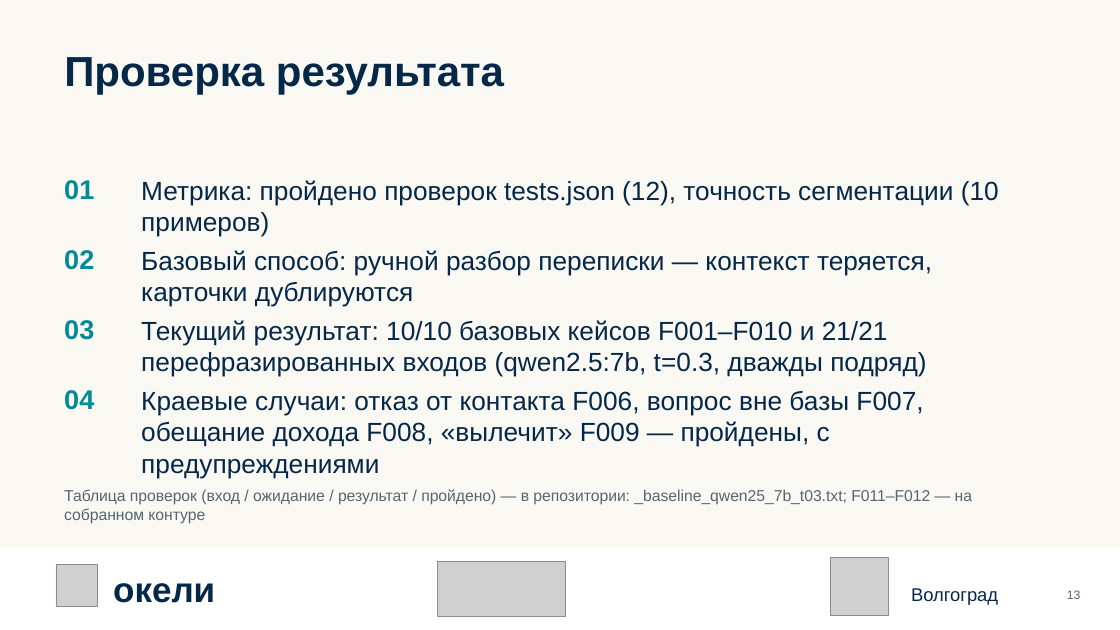
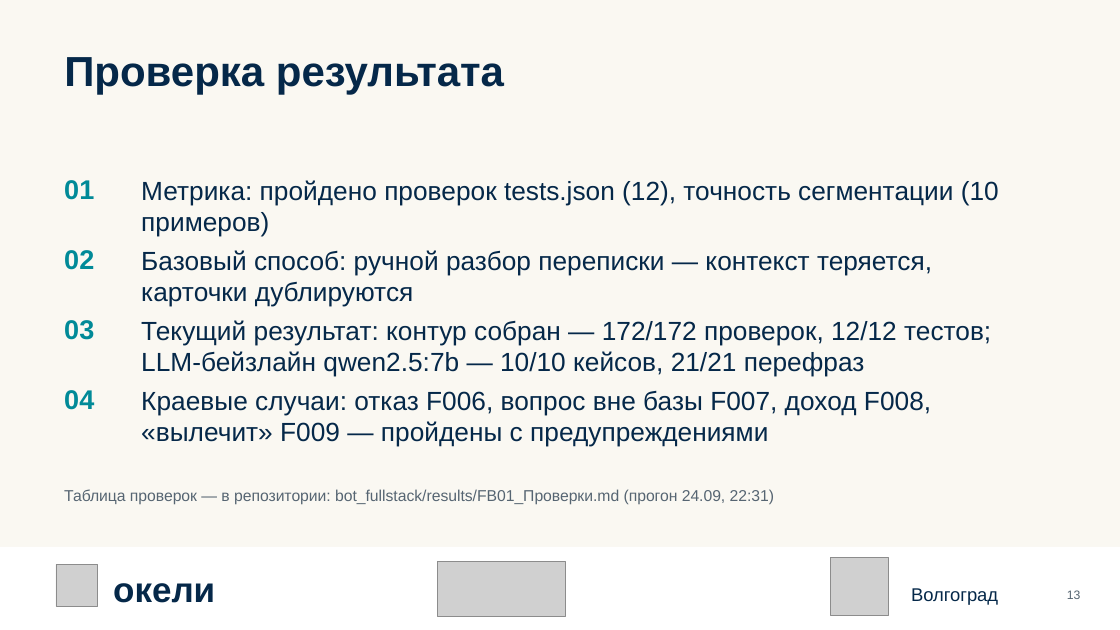
Before and after one commit to KaDyK736/FinikTeam-FB01, a slide deck: slide 13 of Презентация_команды_Finik_FB01.pptx. Drawn at 1120x630 pixels with LibreOffice and Linux fonts; fonts in the diff are those of the drawing; grey boxes stand for pictures. Boxes give left, top, right and bottom in pixels: in the first picture for what was removed or moved away, otherwise in the second. Text is boxed around its words. In the diff, an @@ line names an element or a change of style, - is before the commit and + after.

```diff
--- a/Презентация_команды_Finik_FB01.pptx
+++ b/Презентация_команды_Finik_FB01.pptx
@@ text at box(141, 320, 991, 377): text changed @@
-Текущий результат: 10/10 базовых кейсов F001–F010 и 21/21 перефразированных входов (qwen2.5:7b, t=0.3, дважды подряд)
+Текущий результат: контур собран — 172/172 проверок, 12/12 тестов; LLM-бейзлайн qwen2.5:7b — 10/10 кейсов, 21/21 перефраз
@@ text at box(141, 391, 931, 447): text changed @@
-Краевые случаи: отказ от контакта F006, вопрос вне базы F007, обещание дохода F008, «вылечит» F009 — пройдены, с предупреждениями
+Краевые случаи: отказ F006, вопрос вне базы F007, доход F008, «вылечит» F009 — пройдены с предупреждениями
@@ text at box(64, 489, 774, 505): text changed @@
-Таблица проверок (вход / ожидание / результат / пройдено) — в репозитории: _baseline_qwen25_7b_t03.txt; F011–F012 — на собранном контуре
+Таблица проверок — в репозитории: bot_fullstack/results/FB01_Проверки.md (прогон 24.09, 22:31)
```
Also in this commit, not shown: 1 other slide changed, 1 other file.
